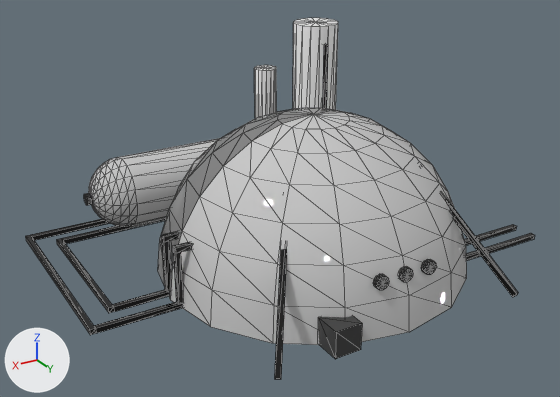
What one commit did to the glTF model public/assets/ChemicalPlant.glb.
Camera for both pictures: a camera (50 mm lens) standing at (7.54, 12.37, 7.17) and looking at (0.44, 0.53, 1.25). Lighting does not change. The marker at lower left points along +X, +Y and +Z. Mesh edges are drawn as thin lines.

Names of what the first picture shows: 'Asset3DLoader.sceneRoot'.
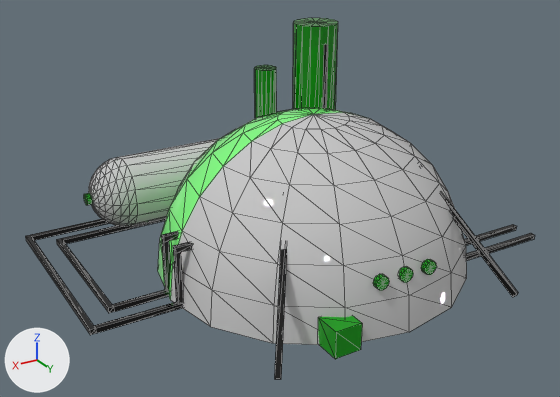
Commit message: update in-game .glb meshes with new materials

What differs and where, as boxes [x1, y1, x2, y2] in the pictures (560 x 397 px):
'Asset3DLoader.sceneRoot', recoloured (grey to green)
    both: [84, 18, 439, 359]

What the commit changed:
Material 'Material_1' (mat_material_1) changes colour from white #ffffff to green #008100; in linear values from (1.0, 1.0, 1.0) to (0.0, 0.22, 0.0).
Material 'Material_3' (mat_material_3) changes colour from black #3e3e3e to green #009a00; in linear values from (0.0478, 0.0478, 0.0478) to (0.0, 0.325, 0.0).
Material 'Material_4' (mat_material_4) changes colour from grey #808080 to green #80ff80; in linear values from (0.216, 0.216, 0.216) to (0.216, 1.0, 0.216).
